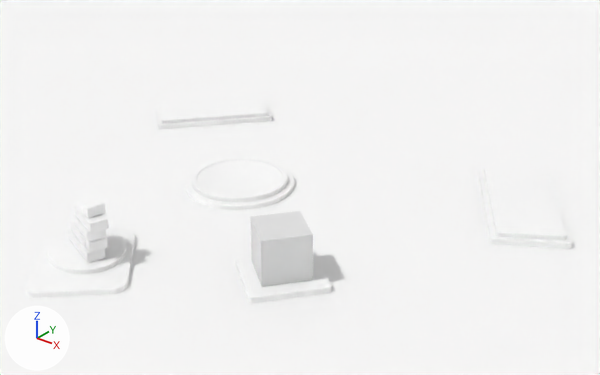
The glTF model public/models/folio_map.glb: old version first, new version second.
Rendered twice from a camera (50 mm lens) standing at (47.4, -50.4, 33.1) and looking at (7.0, 0.0, 1.8). The axes (+X, +Y, +Z) are drawn at lower left. The lights are the same throughout. Vertices at the same position are counted once.
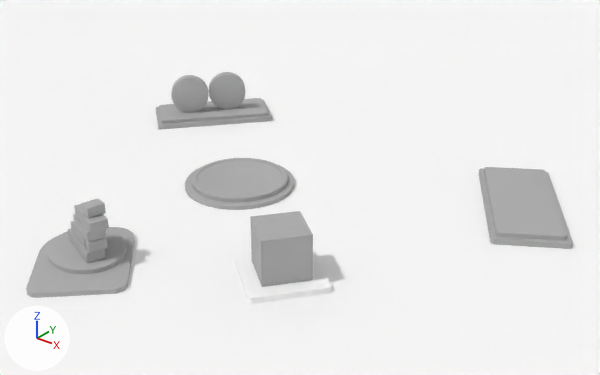
What differs and where, as boxes [x1, y1, x2, y2] in the pictures (600 x 375 px; the box of a moved part takes in the faces that stretch with it):
'Cylinder', added: after [171, 75, 209, 113]
'Cylinder.001', added: after [209, 72, 246, 109]
part 1 of me_plane, moved or reshaped: [156, 98, 272, 125] in both
part 2 of me_plane, recoloured (white to grey): [156, 98, 272, 130] in both
part 3 of me_plane_001, moved or reshaped: [479, 167, 573, 242] in both
part 4 of me_plane_001, recoloured (white to grey): [479, 167, 573, 249] in both
part 5 of me_plane_003, recoloured (white to grey): [26, 227, 135, 298] in both
part 6 of me_cube_002, recoloured (white to grey): [72, 235, 106, 263] in both
part 7 of me_cube_006, recoloured (white to grey): [85, 238, 108, 252] in both
part 8 of me_cube_007, recoloured (white to grey): [78, 220, 106, 242] in both
part 9 of me_cube_009, recoloured (white to grey): [81, 214, 109, 234] in both
part 10 of me_cube_011, recoloured (white to grey): [81, 198, 106, 218] in both
part 11 of me_cube_001, recoloured (white to grey): [250, 211, 313, 287] in both
part 12 of me_circle, recoloured (white to grey): [185, 158, 294, 210] in both

The change, as a list of edits to the scene's bpy script:
```text
Change me_circle:
    remove me_circle.from_pydata(...)  # 1152 vertices, 2238 faces; spans x -5.0..5.0, y -5.0..5.0, z 0.0..0.81
    add me_circle.from_pydata(...)  # 2304 vertices, 4476 faces; spans x -5.0..5.0, y -5.0..5.0, z 0.0..0.81
    me_circle part 12: 2208 faces spanning x -5.0..5.0, y -5.0..5.0, z 0.0..0.81 switch from mat_material (white #ffffff) to mat_outline (grey #afafaf)
Change me_plane:
    remove me_plane.from_pydata(...)  # 104 vertices, 182 faces; spans x -20.24..-8.19, y 4.74..17.67, z 0.0..0.83
    add me_plane.from_pydata(...)  # 208 vertices, 364 faces; spans x -20.24..-8.19, y 4.74..17.67, z 0.0..0.83
    me_plane part 1
    182 faces are deleted
    182 new faces join them, mat_outline (grey #afafaf)
    me_plane part 2: 164 faces spanning x -20.24..-8.19, y 4.74..17.67, z 0.0..0.83 switch from mat_material (white #ffffff) to mat_outline (grey #afafaf)
Change me_plane_001:
    remove me_plane_001.from_pydata(...)  # 104 vertices, 182 faces; spans x 15.96..28.37, y 4.5..19.26, z -0.05..0.87
    add me_plane_001.from_pydata(...)  # 208 vertices, 364 faces; spans x 15.96..28.37, y 4.5..19.26, z -0.05..0.87
    me_plane_001 part 3
    182 faces are deleted
    182 new faces join them, mat_outline (grey #afafaf)
    me_plane_001 part 4: 164 faces spanning x 15.96..28.37, y 4.5..19.26, z -0.05..0.87 switch from mat_material (white #ffffff) to mat_outline (grey #afafaf)
Change me_plane_003:
    remove me_plane_003.from_pydata(...)  # 495 vertices, 887 faces; spans x -4.53..5.42, y -23.13..-12.52, z 0.0..0.77
    add me_plane_003.from_pydata(...)  # 990 vertices, 1774 faces; spans x -4.53..5.42, y -23.13..-12.52, z 0.0..0.77
    me_plane_003 part 5: 825 faces spanning x -4.53..5.42, y -23.13..-12.52, z 0.0..0.77 switch from mat_material (white #ffffff) to mat_outline (grey #afafaf)
Change me_cube_002:
    remove me_cube_002.from_pydata(...)  # 96 vertices, 188 faces; spans x -1.76..1.86, y -18.39..-15.94, z 0.8..1.62
    add me_cube_002.from_pydata(...)  # 192 vertices, 376 faces; spans x -1.76..1.86, y -18.39..-15.94, z 0.8..1.62
    me_cube_002 part 6: 188 faces spanning x -1.76..1.86, y -18.39..-15.94, z 0.8..1.62 switch from mat_material (white #ffffff) to mat_outline (grey #afafaf)
Change me_cube_006:
    remove me_cube_006.from_pydata(...)  # 96 vertices, 188 faces; spans x 0.9..1.99, y -18.19..-16.63, z 1.68..2.49
    add me_cube_006.from_pydata(...)  # 192 vertices, 376 faces; spans x 0.9..1.99, y -18.19..-16.63, z 1.68..2.49
    me_cube_006 part 7: 188 faces spanning x 0.9..1.99, y -18.19..-16.63, z 1.68..2.49 switch from mat_material (white #ffffff) to mat_outline (grey #afafaf)
Change me_cube_007:
    remove me_cube_007.from_pydata(...)  # 96 vertices, 188 faces; spans x -0.6..1.95, y -18.17..-16.06, z 2.52..3.34
    add me_cube_007.from_pydata(...)  # 192 vertices, 376 faces; spans x -0.6..1.95, y -18.17..-16.06, z 2.52..3.34
    me_cube_007 part 8: 188 faces spanning x -0.6..1.95, y -18.17..-16.06, z 2.52..3.34 switch from mat_material (white #ffffff) to mat_outline (grey #afafaf)
Change me_cube_009:
    remove me_cube_009.from_pydata(...)  # 96 vertices, 188 faces; spans x 0.28..2.35, y -18.16..-16.27, z 3.39..4.21
    add me_cube_009.from_pydata(...)  # 192 vertices, 376 faces; spans x 0.28..2.35, y -18.16..-16.27, z 3.39..4.21
    me_cube_009 part 9: 188 faces spanning x 0.28..2.35, y -18.16..-16.27, z 3.39..4.21 switch from mat_material (white #ffffff) to mat_outline (grey #afafaf)
Change me_cube_011:
    remove me_cube_011.from_pydata(...)  # 96 vertices, 188 faces; spans x 0.16..1.53, y -17.72..-16.09, z 4.24..5.06
    add me_cube_011.from_pydata(...)  # 192 vertices, 376 faces; spans x 0.16..1.53, y -17.72..-16.09, z 4.24..5.06
    me_cube_011 part 10: 188 faces spanning x 0.16..1.53, y -17.72..-16.09, z 4.24..5.06 switch from mat_material (white #ffffff) to mat_outline (grey #afafaf)
Change me_cube_001:
    remove me_cube_001.from_pydata(...)  # 8 vertices, 12 faces; spans x 10.43..15.74, y -12.39..-7.08, z 0.52..4.31
    add me_cube_001.from_pydata(...)  # 16 vertices, 24 faces; spans x 10.43..15.74, y -12.39..-7.08, z 0.52..4.31
    me_cube_001 part 11: 12 faces spanning x 10.43..15.74, y -12.39..-7.08, z 0.52..4.31 switch from no material to mat_outline (grey #afafaf)
    add me_cube_001.materials.append(mat_material)  # white #ffffff
Add ob_cylinder_001:
    ob_cylinder_001 = bpy.data.objects.new('Cylinder.001', me_cylinder_001)  # 512 vertices, 1016 faces; spans x -14.9..-11.41, y 10.73..14.22, z 0.83..4.83; in mat_material (white #ffffff), mat_outline (grey #afafaf)
    ob_cylinder_001.location = (0.0, 0.0, 0.0)
Add ob_cylinder:
    ob_cylinder = bpy.data.objects.new('Cylinder', me_cylinder)  # 512 vertices, 1016 faces; spans x -17.33..-13.84, y 7.45..10.94, z 0.83..4.83; in mat_material (white #ffffff), mat_outline (grey #afafaf)
    ob_cylinder.location = (0.0, 0.0, 0.0)
```
